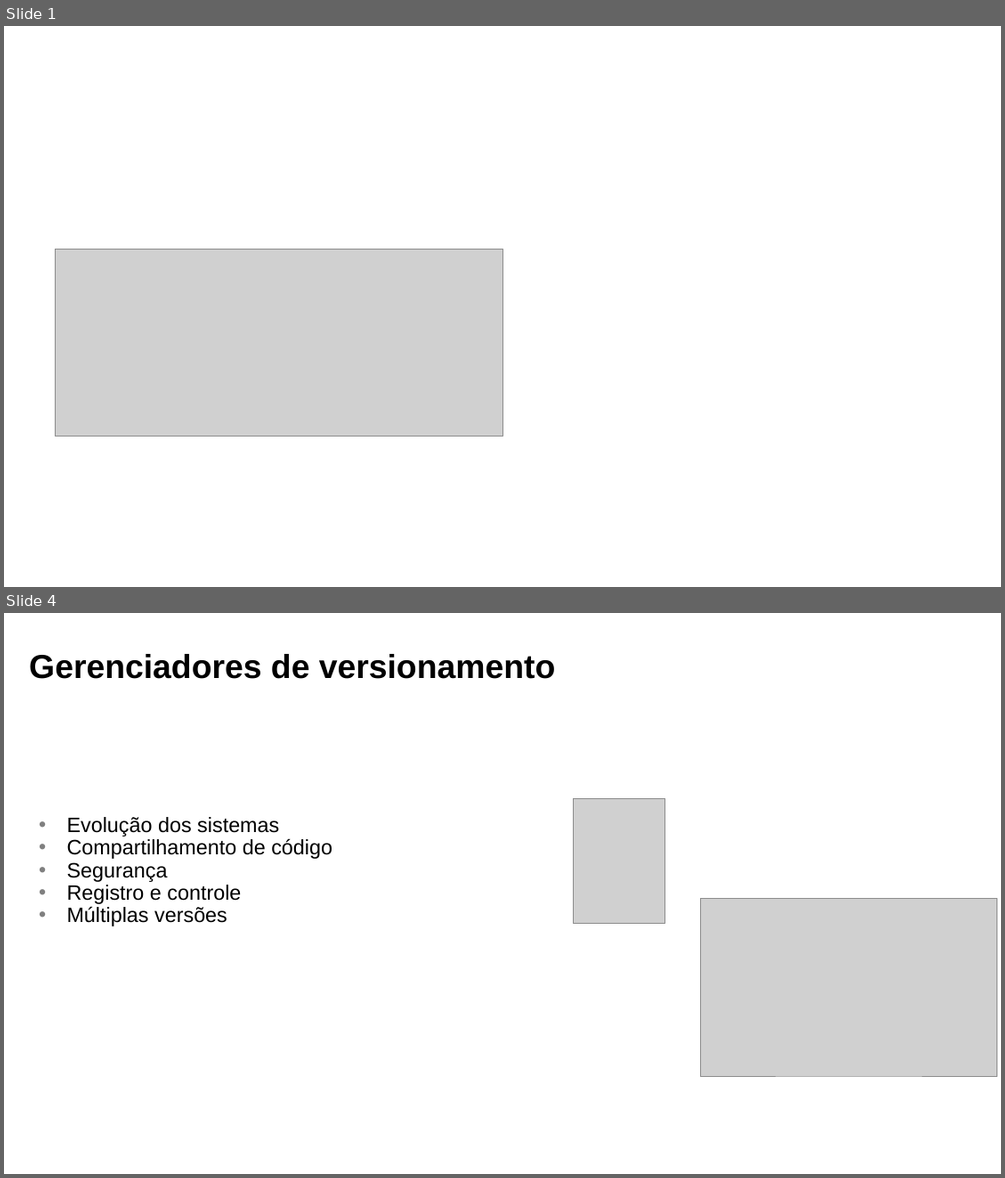
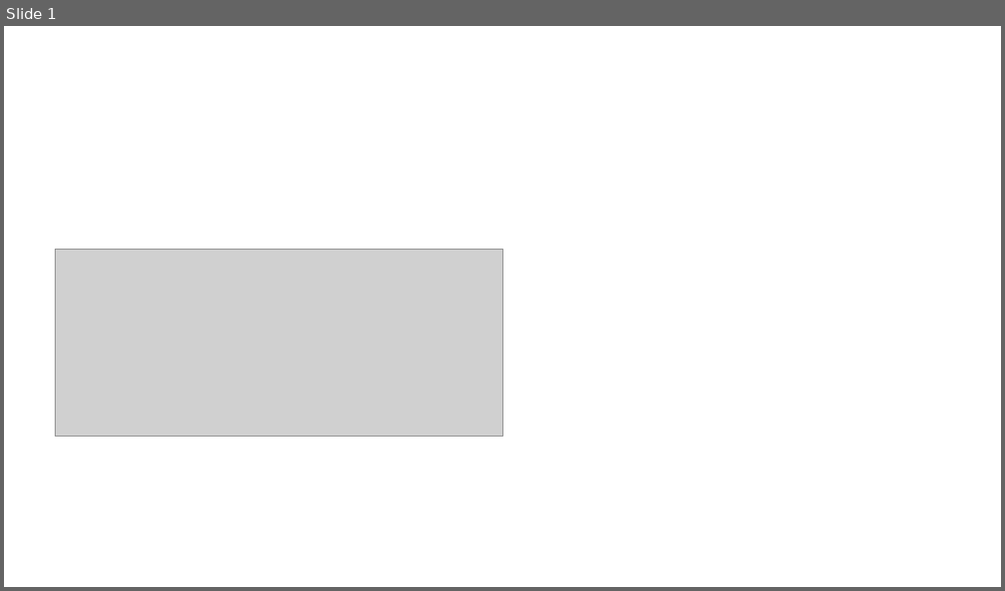
Before and after one commit to yunoguthi/testeCursoGit, a slide deck: git.pptx. Shown one above the other, each under a label of ours: slides 1 and 4 before the commit, slide 1 after it; the slides between them are not shown. The pictures are 1005x1178 and 1005x591 pixels, drawn with LibreOffice and Linux fonts; fonts in the diff are those of the drawing; grey boxes stand for pictures; background and template pictures are left out. Boxes give left, top, right and bottom in pixels: in the first picture for what was removed or moved away, otherwise in the second. Text is boxed around its words. In the diff, an @@ line names an element or a change of style, - is before the commit and + after.

```diff
--- a/git.pptx
+++ b/git.pptx
@@ slide 4 removed at (4, 613, 1001, 1174), background #FFFFFF @@
@@ text removed at (29, 654, 555, 679) @@
-Gerenciadores de versionamento
@@ picture removed at (573, 798, 665, 924) @@
@@ text removed at (67, 817, 332, 926) @@
-• Evolução dos sistemas
-• Compartilhamento de código
-• Segurança
-• Registro e controle
-• Múltiplas versões
@@ picture removed at (701, 899, 998, 1076) @@
```
Also in this commit, not shown: 3 slides changed, 13 other slides removed, 1 other file.
